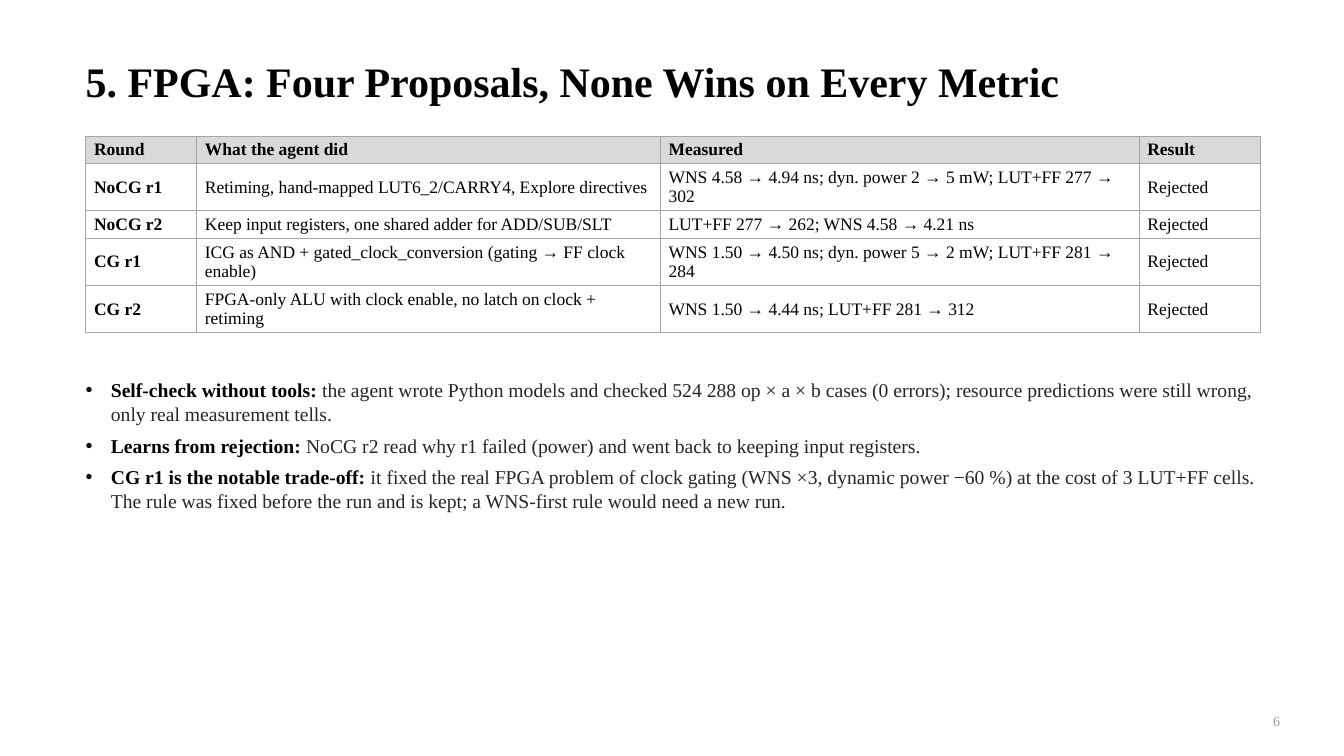
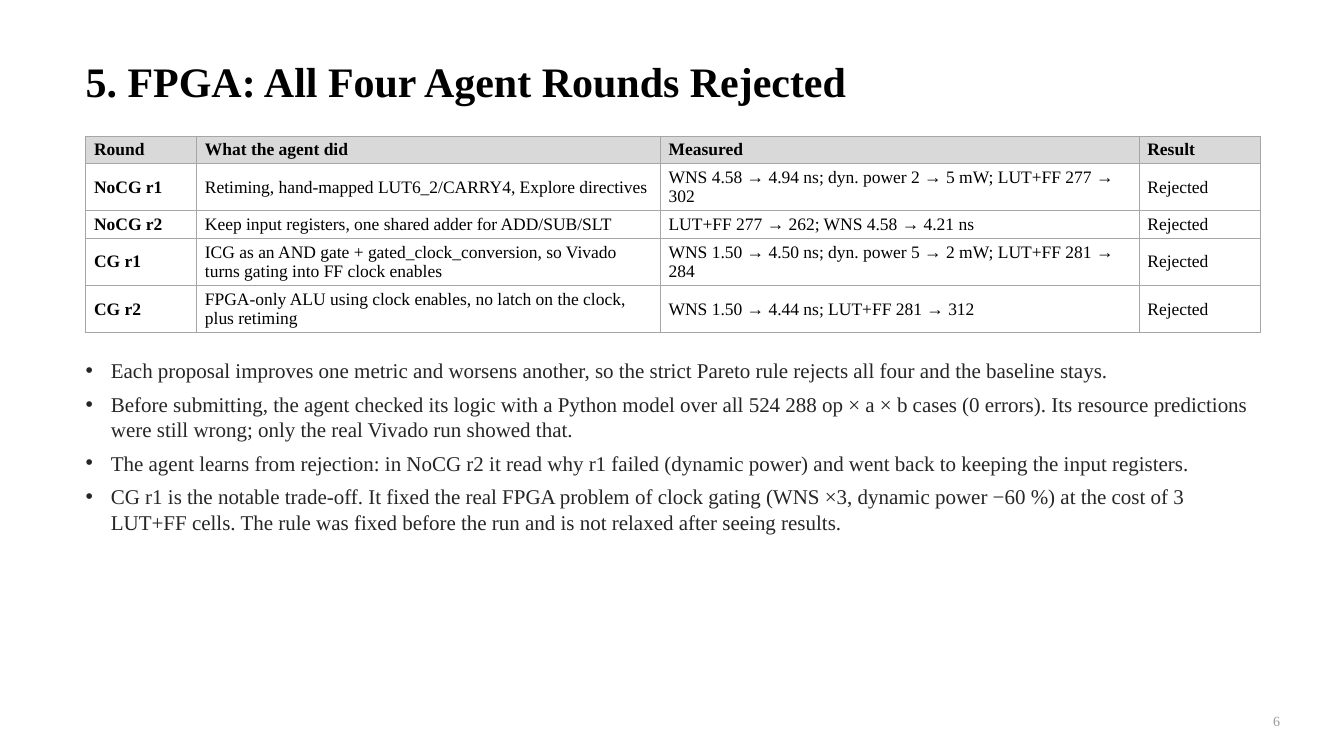
Before and after one commit to chipchip-tech/CHIA-workflow, a slide deck: slide 6 of projects/demo-alu/report/ProgressReport_22-11.pptx. Drawn at 1344x756 pixels with LibreOffice and Linux fonts; fonts in the diff are those of the drawing. Boxes give left, top, right and bottom in pixels: in the first picture for what was removed or moved away, otherwise in the second. Text is boxed around its words. In the diff, an @@ line names an element or a change of style, - is before the commit and + after.

```diff
--- a/projects/demo-alu/report/ProgressReport_22-11.pptx
+++ b/projects/demo-alu/report/ProgressReport_22-11.pptx
@@ text at (86, 68, 846, 105): text changed @@
-5. FPGA: Four Proposals, None Wins on Every Metric
+5. FPGA: All Four Agent Rounds Rejected
@@ table at (86, 136, 1260, 332) @@
-row 4, column 2: ICG as AND + gated_clock_conversion (gating → FF clock enable)
+row 4, column 2: ICG as an AND gate + gated_clock_conversion, so Vivado turns gating into FF clock enables
-row 5, column 2: FPGA-only ALU with clock enable, no latch on clock + retiming
+row 5, column 2: FPGA-only ALU using clock enables, no latch on the clock, plus retiming
@@ text at (111, 363, 1247, 534): text changed; size 14 to 15 pt @@
-• Self-check without tools: the agent wrote Python models and checked 524 288 op × a × b cases (0 errors); resource predictions were still wrong, only real measurement tells.
-• Learns from rejection: NoCG r2 read why r1 failed (power) and went back to keeping input registers.
-• CG r1 is the notable trade-off: it fixed the real FPGA problem of clock gating (WNS ×3, dynamic power −60 %) at the cost of 3 LUT+FF cells. The rule was fixed before the run and is kept; a WNS-first rule would need a new run.
+• Each proposal improves one metric and worsens another, so the strict Pareto rule rejects all four and the baseline stays.
+• Before submitting, the agent checked its logic with a Python model over all 524 288 op × a × b cases (0 errors). Its resource predictions were still wrong; only the real Vivado run showed that.
+• The agent learns from rejection: in NoCG r2 it read why r1 failed (dynamic power) and went back to keeping the input registers.
+• CG r1 is the notable trade-off. It fixed the real FPGA problem of clock gating (WNS ×3, dynamic power −60 %) at the cost of 3 LUT+FF cells. The rule was fixed before the run and is not relaxed after seeing results.
```
Also in this commit, not shown: 6 other slides changed, 3 other files.
